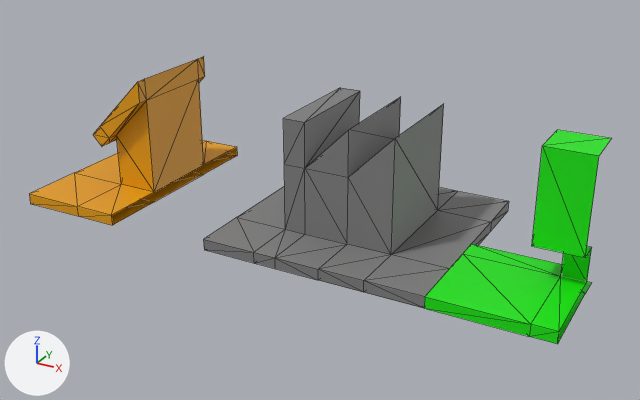
An edit to the COLLADA model assets/models/house.dae, drawn before and after from the same camera.
The view is the same before and after, from a 50 mm lens placed at (0.0509, -0.064, 0.034), pointed at (0.0163, -0.0011, 0.0025). Arrows for +X, +Y and +Z are at lower left; the lights stay in place. Mesh edges are drawn as thin lines. Where no turn or scale is listed for an object, it has been applied to the vertices.
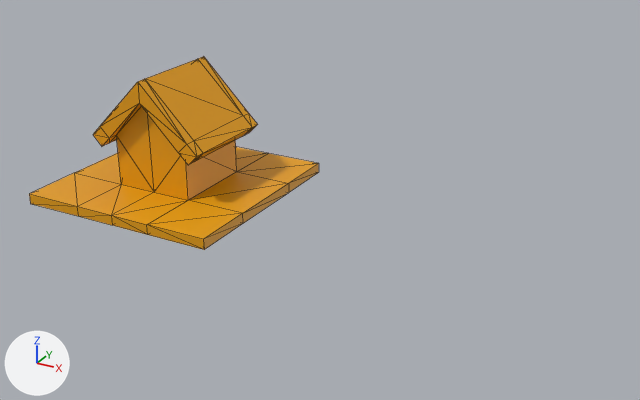
What changed in the scene script:
```text
Change me_cube:
    used by ob_cube; location = (0.0, 0.0, 0.0)
    remove me_cube.from_pydata(...)  # 48 vertices, 86 faces; spans x -0.01..0.0, y -0.01..0.01, z 0.0..0.012
    add me_cube.from_pydata(...)  # 80 vertices, 164 faces; spans x -0.01..0.01, y -0.01..0.01, z 0.0..0.012
    me_cube part 1
    78 faces are deleted
    8 vertices are added at x 0.004..0.005, y -0.005..0.005, z 0.006..0.007
    8 new vertices lie (0.004, 0.0, 0.0) away from vertices in x 0.0, y -0.01..0.01, z 0.0..0.001
    8 new vertices lie (0.006, 0.0, 0.0) away from vertices in x 0.004, y -0.01..0.01, z 0.0..0.001
    8 new vertices lie (0.001, 0.0, -0.001) away from vertices in x 0.004..0.005, y -0.005..0.005, z 0.006..0.007
    156 new faces join them
Remove ob_cube_002:
    ob_cube_002 = bpy.data.objects.new('Cube.002', me_cube_002)
    ob_cube_002.location = (0.04, 0.0, 0.0)
Remove ob_cube_001:
    ob_cube_001 = bpy.data.objects.new('Cube.001', me_cube_001)
    ob_cube_001.location = (0.02, 0.0, 0.0)
```

Changed parts and their boxes [x1, y1, x2, y2] in the pictures (640 x 400 px):
'Cube.001', deleted: before [203, 88, 509, 308]
'Cube', reshaped (39% wider, 15% taller): before [29, 57, 237, 225]; after [29, 57, 319, 250]
'Cube.002', deleted (green): before [424, 130, 612, 344]
part 1 of me_cube, built on: before [77, 77, 237, 225]; after [77, 57, 319, 250]
